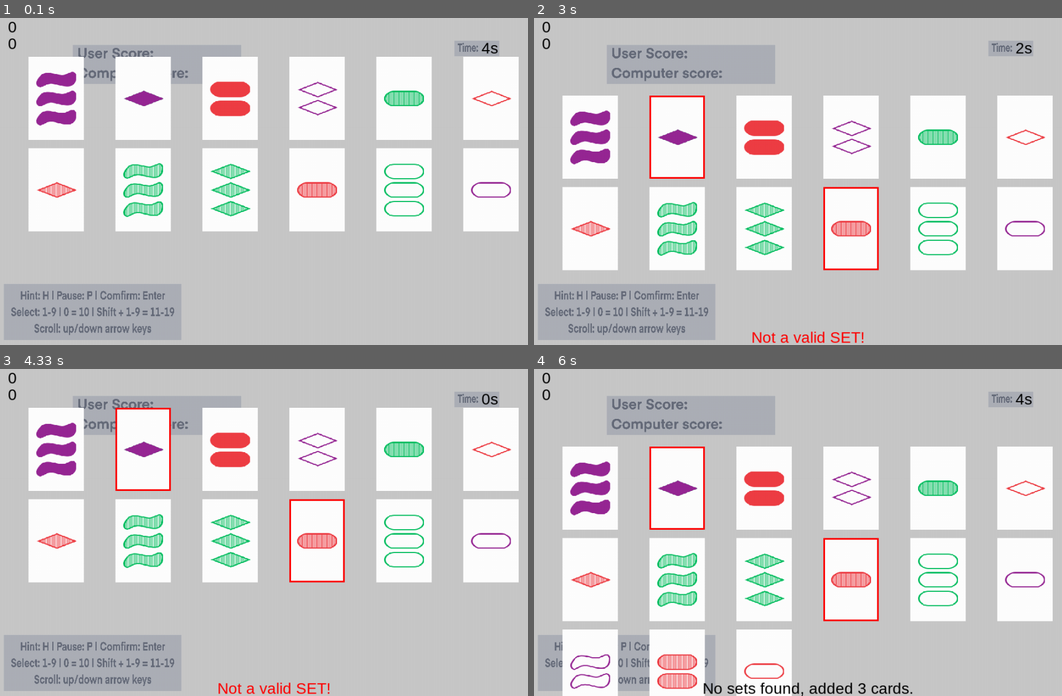
Above: before the commit, frames 1-4 (two rows, left to right).
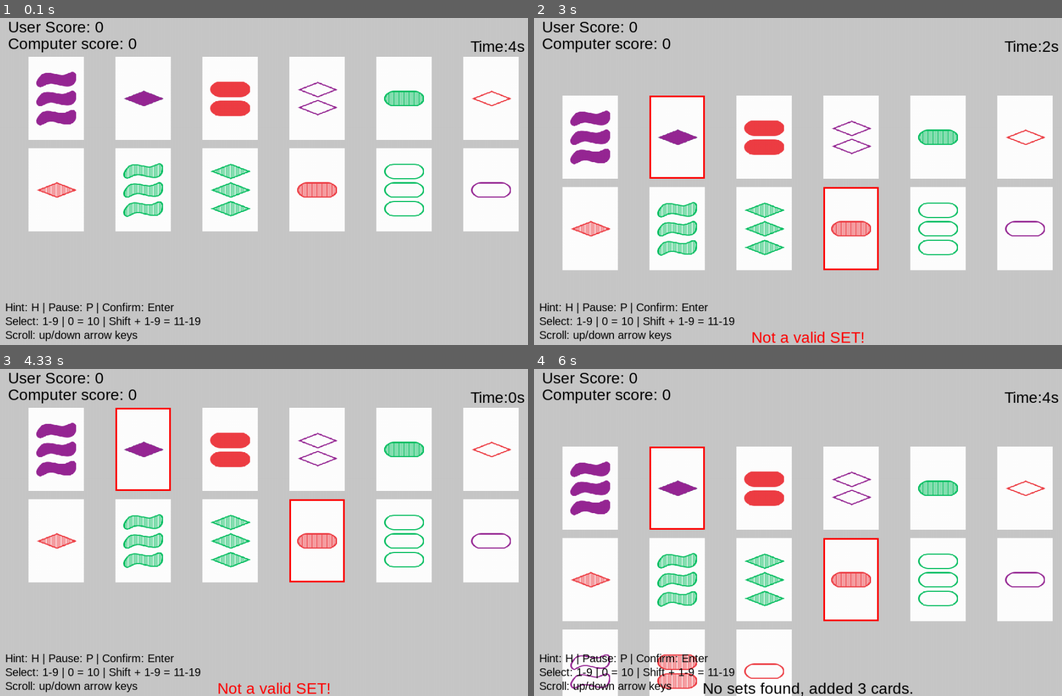
Above: after the commit, the same moments.

Repository: MifiLoiz/Sett
Game: pygame game, started from implement_more_msg.py
The game is run twice, just before and just after one commit, with the same random seed, the same clock (stepped at 60 frames per second) and the same inputs.
Inputs (mouse positions are in pixels of both pictures, inside the frame that each line leads up to):
- Up to frame 1 (0.1 s): no input
- Up to frame 2 (3 s): tap Enter at 0.33 s; click (676, 191) at 0.72 s; click (592, 96) at 1.05 s; click (761, 191) at 1.38 s; click (676, 96) at 1.72 s; click (850, 191) at 2.05 s; hold Down from 2.83 s (still down)
- Up to frame 3 (4.33 s): release Down at 3.3 s; hold Up 3.33-3.7 s; hold Down 3.73-4.1 s; hold Up from 4.13 s (still down)
- Up to frame 4 (6 s): release Up at 4.43 s; hold Down 4.47-4.77 s; hold Up 4.8-5.17 s; hold Down 5.2-5.57 s; hold Up 5.6-5.9 s; hold Down from 5.93 s (still down)

The runs differ from the first frame. In frame 1, 8.5% of the frame differs, in the area x 0-100%, y 1-99%; in frame 2, 10%; in frame 3, 8.5%; in frame 4, 7.3%.

Commit message:
Made a few changes: - enhanced some messages - tried implementing more images, but we decided it didnt add more so made that undone
Still a few bugs and to-dos, see whatsapp

Diff:
--- a/implement_more_msg.py
+++ b/implement_more_msg.py
@@ -100,18 +100,9 @@
         self.screen.fill((200, 200, 200))
 
         #draws current score and timer on top left corner
-        score_png = pygame.image.load(f"scores.png")
-        score_png = pygame.transform.scale(score_png, (700,300))  # scales the image to fit the card size
-        self.screen.blit(score_png, (1,1))
-
-        self.draw_text(f"{self.user_score}", 20, 10, self.font) #draws user score on top left corner
-        self.draw_text(f"{self.computer_score}", 20, 40, self.font) #draws computer score below user score
-
-        time_png = pygame.image.load(f"time.png")
-        time_png = pygame.transform.scale(time_png, (400,245))  # scales the image to fit the card size
-        self.screen.blit(time_png, (630,4))
-        self.draw_text(f"{int(self.time_remaining)}s", DISPLAY_WIDTH - 125, 48, self.font, (255,0,0)) #draws timer on top right corner
-
+        self.draw_text(f"User Score: {self.user_score}", 20, 10, self.font) #draws user score on top left corner
+        self.draw_text(f"Computer score: {self.computer_score}", 20, 40, self.font) #draws computer score below user score
+        self.draw_text(f"Time:{int(self.time_remaining)}s", DISPLAY_WIDTH - 145, 45, self.font, (255,0,0)) #draws timer on top right corner
 
         #shows pause
         if self.paused:
@@ -129,12 +120,6 @@
             return # Prevents drawing cards and hints while being paused
         else:
             pause_switch = False
-
-        #draw instructions
-        instructions_png = pygame.image.load(f"instructions.png")
-        instructions_png = pygame.transform.scale(instructions_png, (450,250))  # scales the image to fit the card size
-        self.screen.blit(instructions_png, (MARGIN - 90, DISPLAY_HEIGHT - 150))
-
 
         #draw cards
         positions = self.calculate_card_positions()  # calculates positions for the cards
@@ -165,10 +150,15 @@
                 elif i in self.computer_last_set_indices and time.time() < self.computer_pause_end:
                     pygame.draw.rect(self.screen, (0,0,255), (card_x, card_y, CARD_WIDTH, CARD_HEIGHT), 3)
 
-#        #draw instructions
-#        instructions_png = pygame.image.load(f"instructions.png")
-#        instructions_png = pygame.transform.scale(instructions_png, (450,250))  # scales the image to fit the card size
-#        self.screen.blit(instructions_png, (MARGIN - 90, DISPLAY_HEIGHT - 150))
+        #draw instructions
+        instructions = [
+            "Hint: H | Pause: P | Confirm: Enter",
+            "Select: 1-9 | 0 = 10 | Shift + 1-9 = 11-19",
+            "Scroll: up/down arrow keys", #scrolls through cards
+        ]
+
+        for i, text in enumerate(instructions):
+            self.draw_text(text, MARGIN, DISPLAY_HEIGHT - 80 + i * 25, self.small_font)
 
 ## ELIZA WAS HERE - dit moet goed worden
 ## !!!!!!Anouk was here - dit werkt nu ook, ik heb zegmaar if, else conditie toegeoegt
@@ -370,8 +360,12 @@
             self.game_over = True
 
             # determine whether user wins or loses
-            self.message = "Game Over!"
-            self.message_color = (50,50,50)
+            if self.user_score >= self.computer_score:
+                self.message = "Game Won!"
+                self.message_color = (50,50,50)
+            else:
+                self.message = "Game Over!"
+                self.message_color = (50,50,50)
             self.message_time = time.time()
 
     def give_hint(self):
